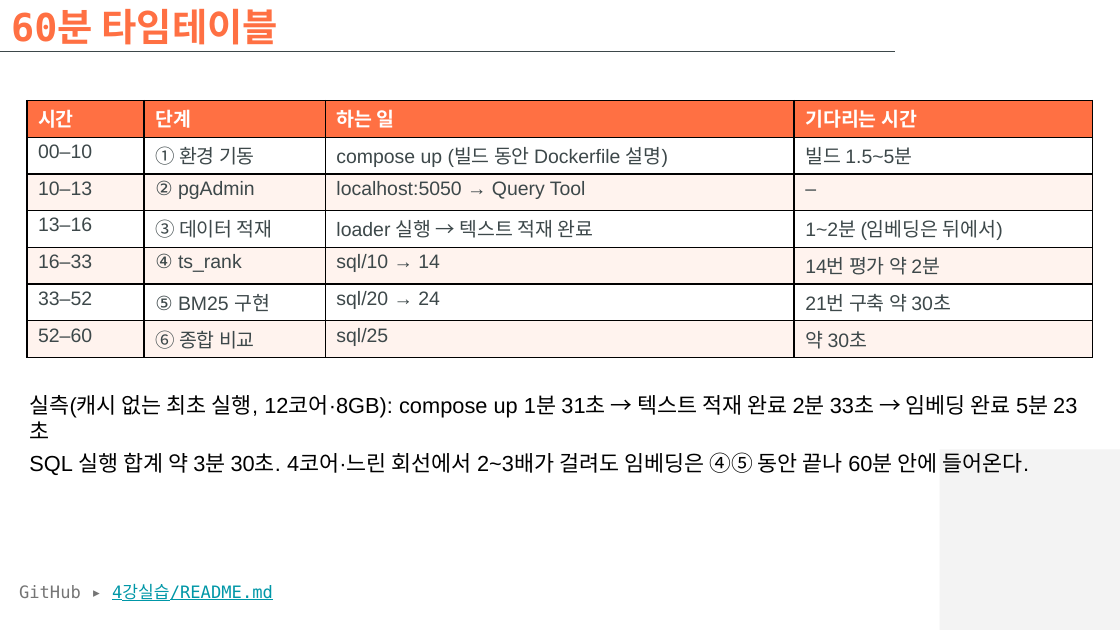
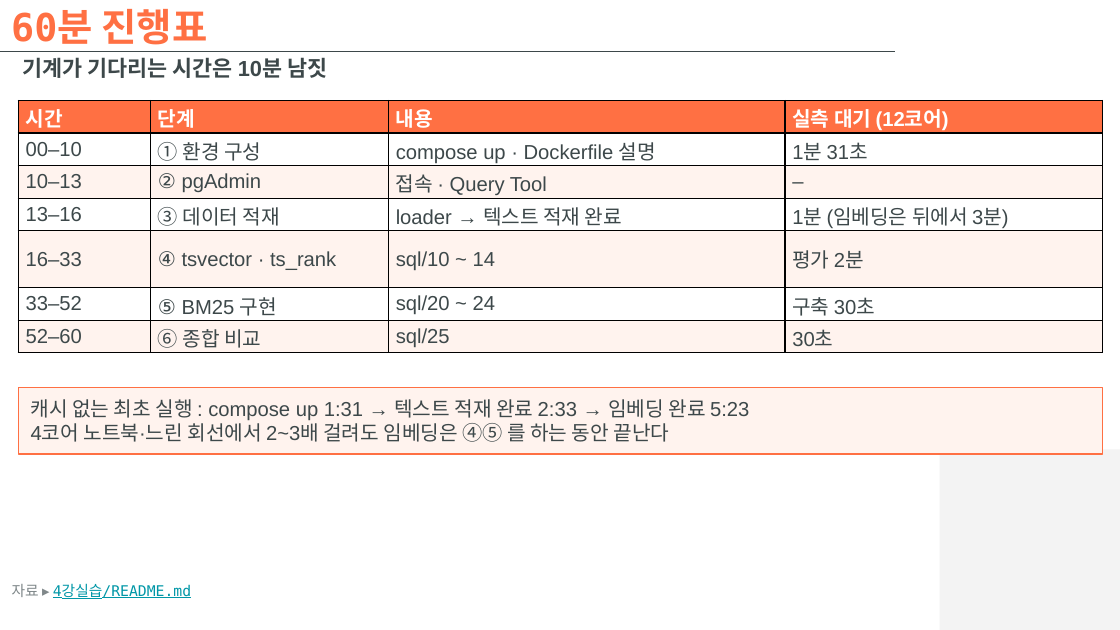
Before and after one commit to hikaMaeng/-ai-, a slide deck: slide 5 of 4강실습/slides/4강실습_벡터디비.pptx (slide 4 before the commit). Drawn at 1120x630 pixels with LibreOffice and Linux fonts; fonts in the diff are those of the drawing; background and template pictures are left out. Boxes give left, top, right and bottom in pixels: in the first picture for what was removed or moved away, otherwise in the second. Text is boxed around its words. In the diff, an @@ line names an element or a change of style, - is before the commit and + after.

```diff
--- a/4강실습/slides/4강실습_벡터디비.pptx
+++ b/4강실습/slides/4강실습_벡터디비.pptx
@@ title removed at (x1=11, y1=8, x2=279, y2=52) @@
-60분 타임테이블
@@ title added at (x1=11, y1=9, x2=208, y2=52), 24.7 pt, text #FF7043, bold @@
+60분 진행표
@@ text added at (x1=22, y1=57, x2=327, y2=78), 14 pt, text #3D484A, bold @@
+기계가 기다리는 시간은 10분 남짓
@@ table at (x1=18, y1=101, x2=1101, y2=354) @@
-row 1, column 3: 하는 일
+row 1, column 3: 내용
-row 1, column 4: 기다리는 시간
+row 1, column 4: 실측 대기 (12코어)
-row 2: 00–10 | ① 환경 기동 | compose up (빌드 동안 Dockerfile 설명) | 빌드 1.5~5분
+row 2: 00–10 | ① 환경 구성 | compose up · Dockerfile 설명 | 1분 31초
-row 3, column 3: localhost:5050 → Query Tool
+row 3, column 3: 접속 · Query Tool
-row 4, column 3: loader 실행 → 텍스트 적재 완료
+row 4, column 3: loader → 텍스트 적재 완료
-row 4, column 4: 1~2분 (임베딩은 뒤에서)
+row 4, column 4: 1분 (임베딩은 뒤에서 3분)
-row 5: 16–33 | ④ ts_rank | sql/10 → 14 | 14번 평가 약 2분
+row 5: 16–33 | ④ tsvector · ts_rank | sql/10 ~ 14 | 평가 2분
-row 6, column 3: sql/20 → 24
+row 6, column 3: sql/20 ~ 24
-row 6, column 4: 21번 구축 약 30초
+row 6, column 4: 구축 30초
-row 7, column 4: 약 30초
+row 7, column 4: 30초
@@ size 12.5 to 13 pt in "시간", "단계", "00–10", "10–13" and 10 more places @@
@@ table resized from (x1=27, y1=101, x2=1093, y2=358) to (x1=18, y1=101, x2=1101, y2=354) @@
@@ rectangle "캐시 없는 최초 실행 : ..." resized from (x1=29, y1=395, x2=1048, y2=475) to (x1=18, y1=388, x2=1102, y2=454) @@
@@ rectangle "캐시 없는 최초 실행 : ..." at (x1=18, y1=388, x2=1102, y2=454): vertical alignment top to middle; fill none to #FFF3EE; outline none to #FF7043 1 pt @@
@@ text in rectangle at (x1=31, y1=399, x2=749, y2=442): text changed; size 14 to 13 pt; text colour #000000 to #3D484A @@
-실측(캐시 없는 최초 실행, 12코어·8GB): compose up 1분 31초 → 텍스트 적재 완료 2분 33초 → 임베딩 완료 5분 23초
-SQL 실행 합계 약 3분 30초. 4코어·느린 회선에서 2~3배가 걸려도 임베딩은 ④⑤ 동안 끝나 60분 안에 들어온다.
+캐시 없는 최초 실행 : compose up 1:31 → 텍스트 적재 완료 2:33 → 임베딩 완료 5:23
+4코어 노트북·느린 회선에서 2~3배 걸려도 임베딩은 ④⑤ 를 하는 동안 끝난다
@@ text at (x1=12, y1=584, x2=191, y2=599): text changed; size 11 to 9.5 pt @@
-GitHub ▸ 4강실습/README.md
+자료 ▸ 4강실습/README.md
```
Also in this commit, not shown: 13 other slides changed, 42 slides added, 13 slides removed, 1 other file.
